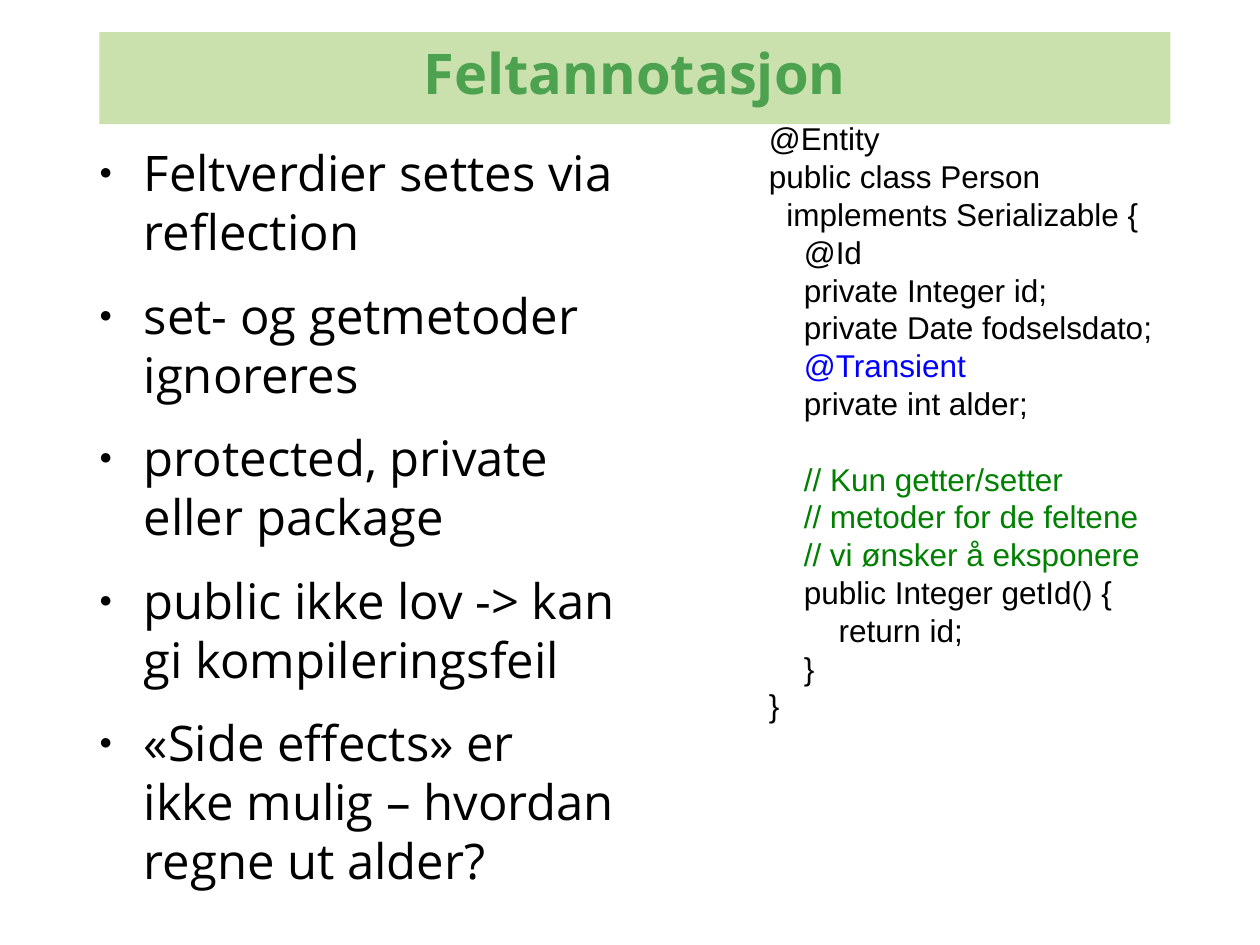
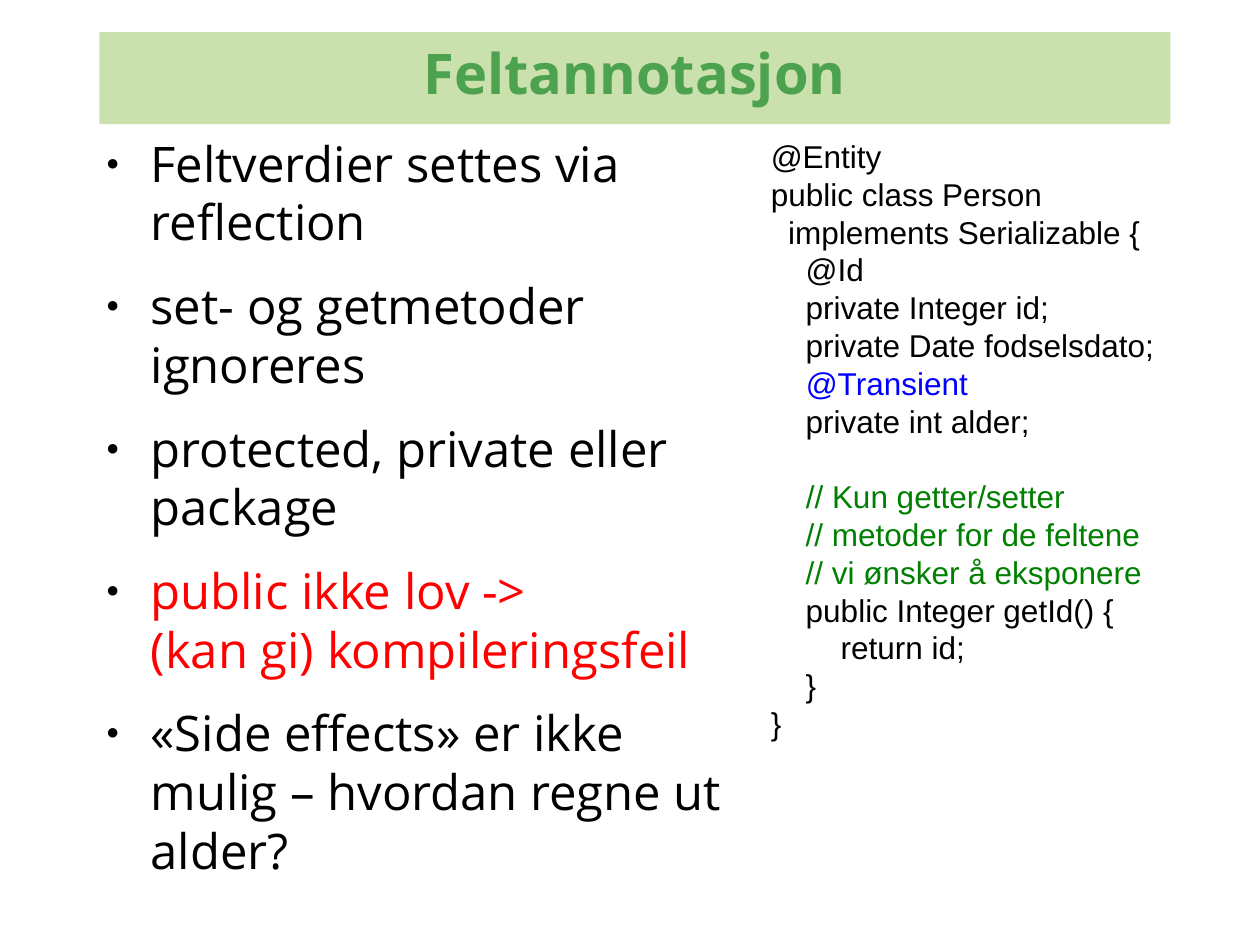
Before and after one commit to kenglxn/seam-maven-refimpl, a slide deck: slide 6 of sandbox/loo/jpa-continued/jpa-iterason3.odp. Drawn at 1260x945 pixels with LibreOffice and Linux fonts; fonts in the diff are those of the drawing; background and template pictures are left out. Boxes give left, top, right and bottom in pixels: in the first picture for what was removed or moved away, otherwise in the second. Text is boxed around its words. In the diff, an @@ line names an element or a change of style, - is before the commit and + after.

```diff
--- a/sandbox/loo/jpa-continued/jpa-iterason3.odp
+++ b/sandbox/loo/jpa-continued/jpa-iterason3.odp
@@ text "Feltverdier settes via reflection": place and size @@
-text "Feltverdier settes via reflection" at bbox=[144, 153, 615, 891]
+text "Feltverdier settes via reflection" at bbox=[151, 144, 721, 870]
@@ text "@Entity": place and size @@
-text "@Entity" at bbox=[769, 127, 1152, 646]
+text "@Entity" at bbox=[771, 145, 1154, 663]
@@ text at bbox=[151, 571, 690, 680]: text changed; text colour #000000 to #FF0000 @@
-● public ikke lov -> kan gi kompileringsfeil
+● public ikke lov ->
+  (kan gi) kompileringsfeil
```
Also in this commit, not shown: 3 other slides changed, 15 other files.
